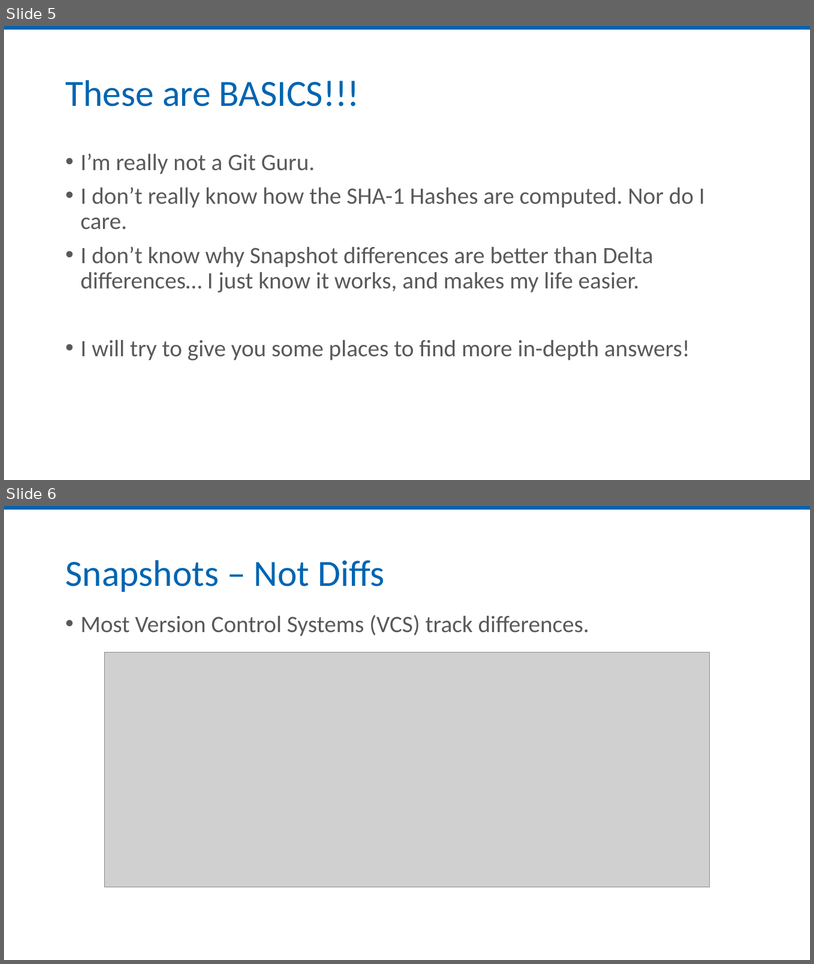
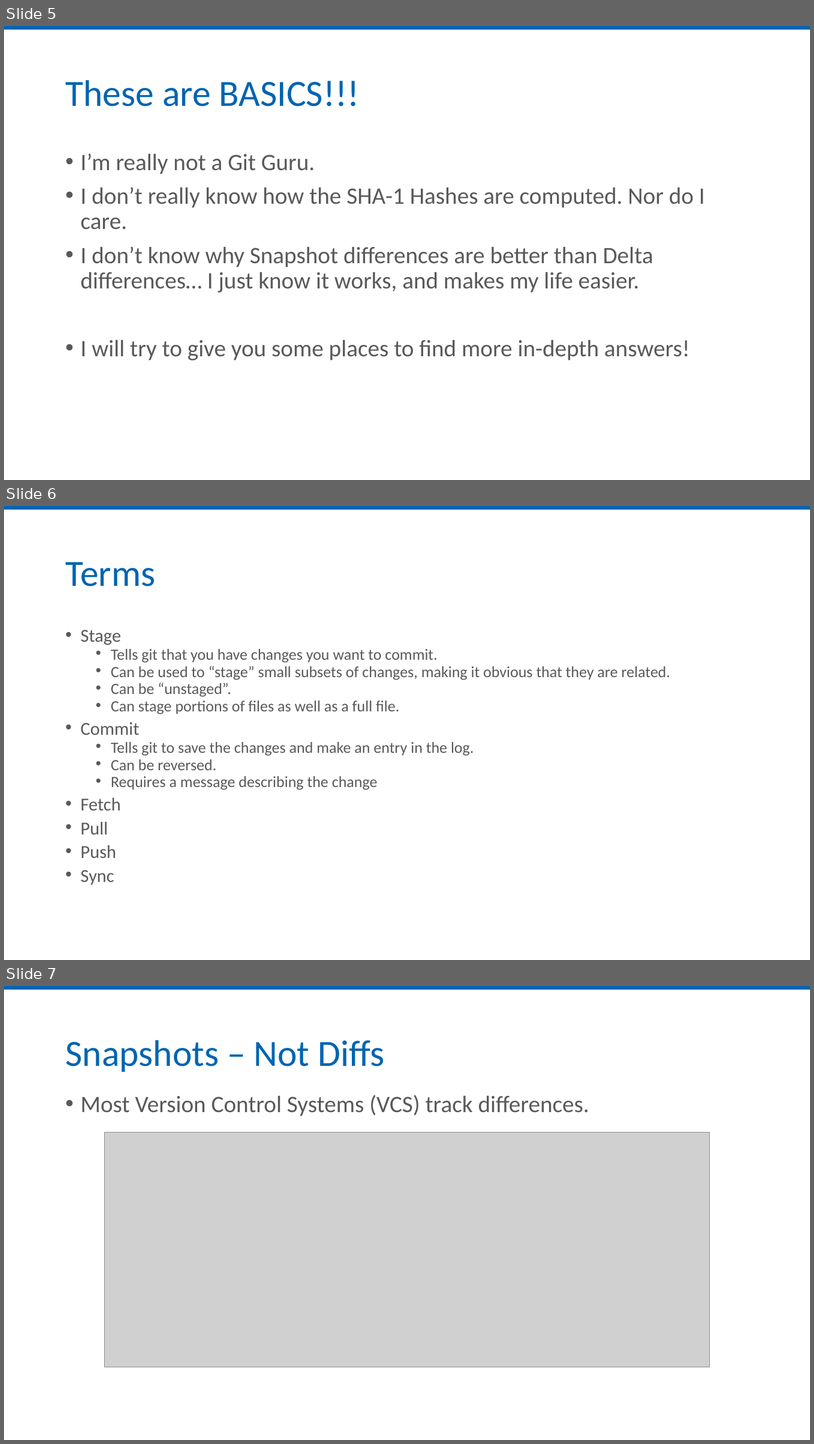
Before and after one commit to jmreynolds/Git-For-Normal-Developers, a slide deck: Slides/Git for the Normal Developer.pptx. Shown one above the other, each under a label of ours: slides 5 and 6 before the commit, slides 5, 6 and 7 after it. The pictures are 814x964 and 814x1444 pixels, drawn with LibreOffice and Linux fonts; fonts in the diff are those of the drawing; grey boxes stand for pictures; background and template pictures are left out. Boxes give left, top, right and bottom in pixels: in the first picture for what was removed or moved away, otherwise in the second. Text is boxed around its words. In the diff, an @@ line names an element or a change of style, - is before the commit and + after.

```diff
--- a/Slides/Git for the Normal Developer.pptx
+++ b/Slides/Git for the Normal Developer.pptx
@@ slide 6 added at <box>4,506,810,960</box>, background #FFFFFF; not listed: 1 template element that a slide beside it also shows @@
@@ title added at <box>65,562,155,586</box>, 44 pt, text #0064B1 @@
+Terms
@@ text added at <box>81,630,670,885</box>, 18.6 pt, text #595959 @@
+• Stage
+  • Tells git that you have changes you want to commit.
+  • Can be used to “stage” small subsets of changes, making it obvious that they are related.
+  • Can be “unstaged”.
+  • Can stage portions of files as well as a full file.
+• Commit
+  • Tells git to save the changes and make an entry in the log.
+  • Can be reversed.
+  • Requires a message describing the change
+• Fetch
+• Pull
+• Push
+• Sync
@@ what was slide 6 is now slide 7 @@
```
Also in this commit, not shown: 2 slides changed.
